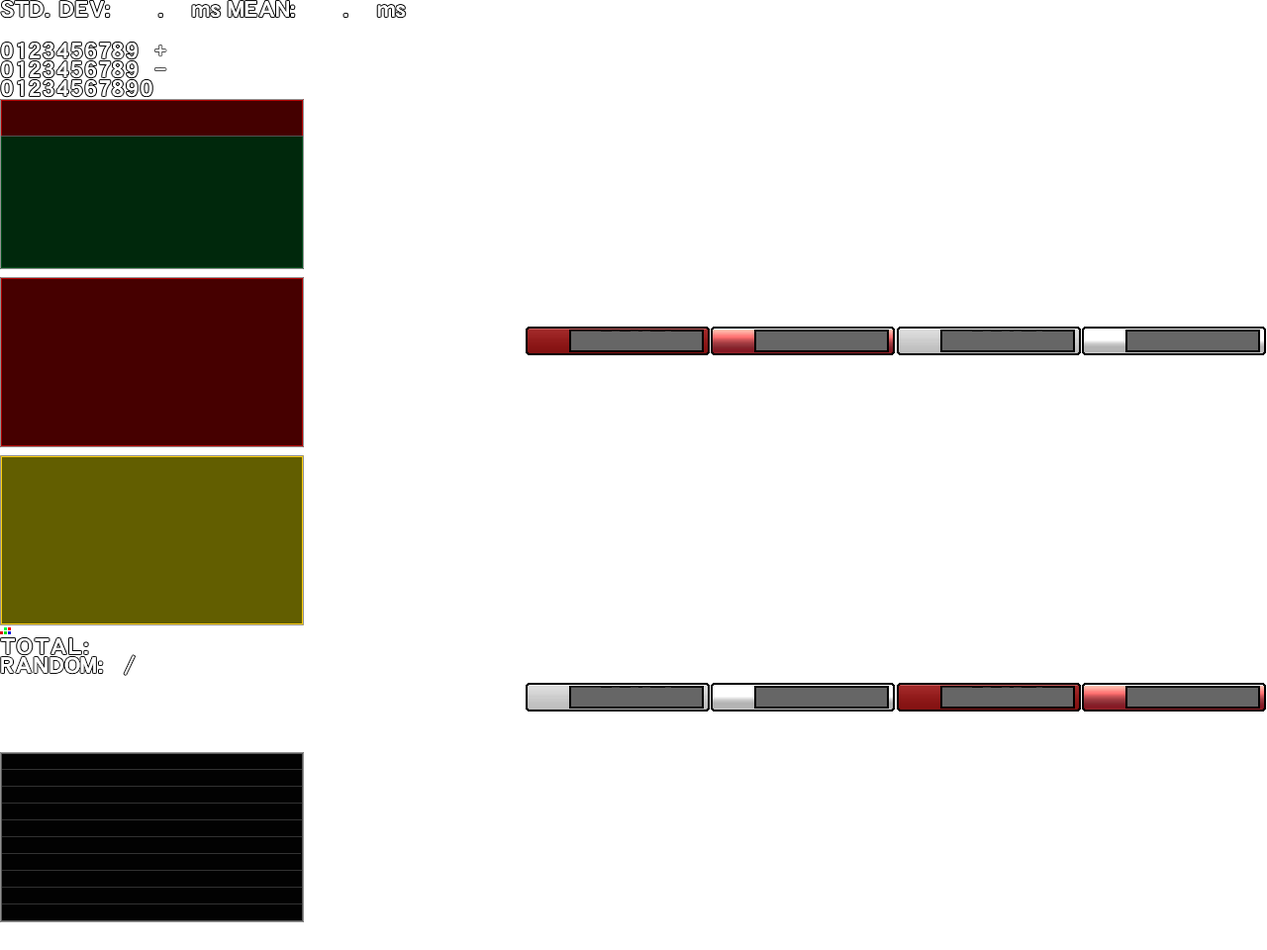
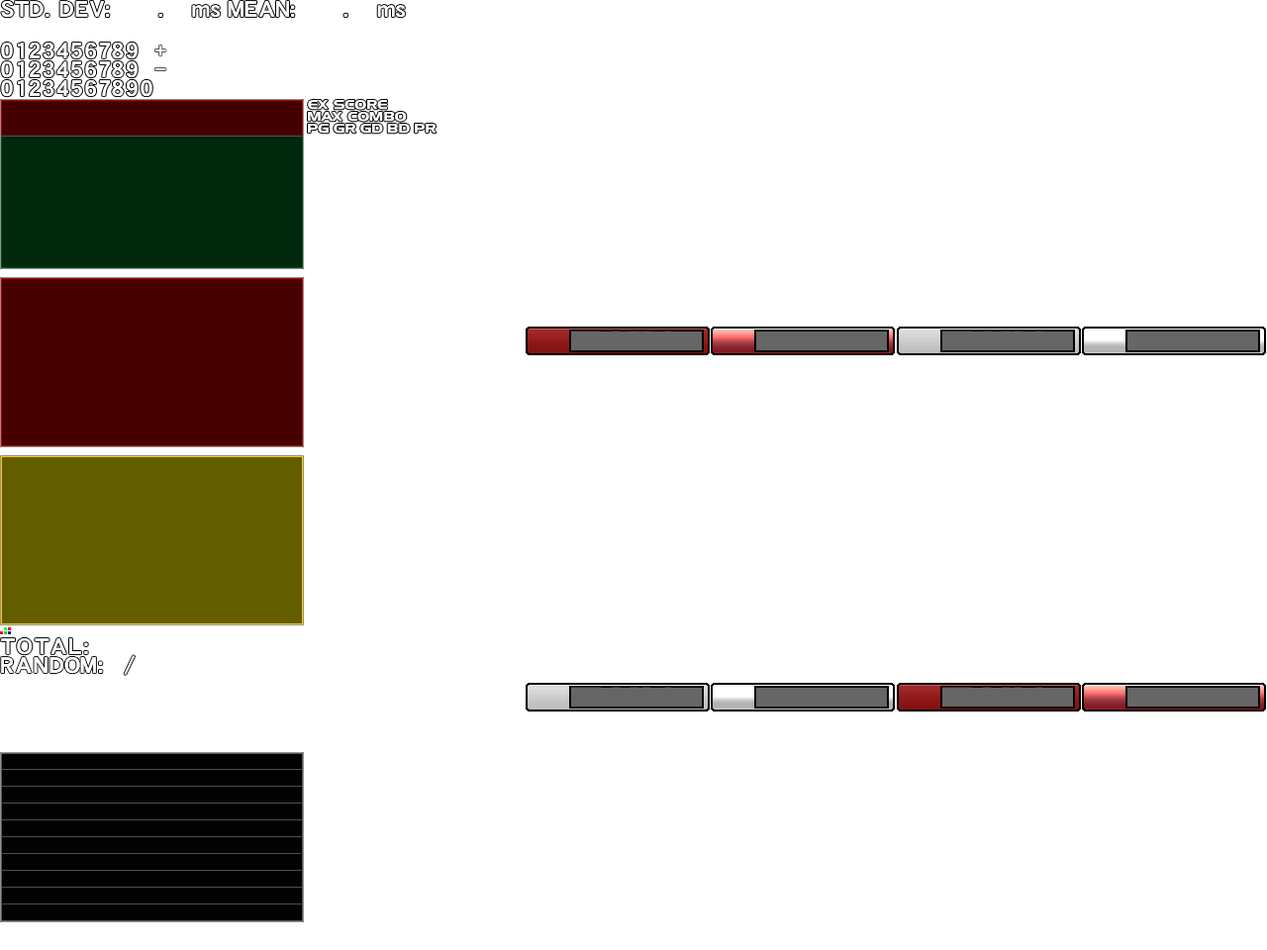
Layers edited between the first and the second 1267x950 image:
added group "组 1" (1st of 2) with 7 layers above "组 1" over (307, 99, 437, 134)
added layer "PR" in group "组 1" over (414, 123, 437, 134)
added layer "BD" in group "组 1" over (386, 123, 410, 134)
added layer "GD" in group "组 1" over (360, 123, 383, 134)
added layer "GR" in group "组 1" over (333, 123, 357, 134)
added layer "PG" in group "组 1" over (307, 123, 329, 134)
added layer "MAX COMBO" in group "组 1" over (307, 111, 407, 122)
added layer "EX SCORE" in group "组 1" over (307, 99, 387, 110)
"组 1" (2nd of 2): opacity 50% → 80% over (1, 768, 302, 905)
